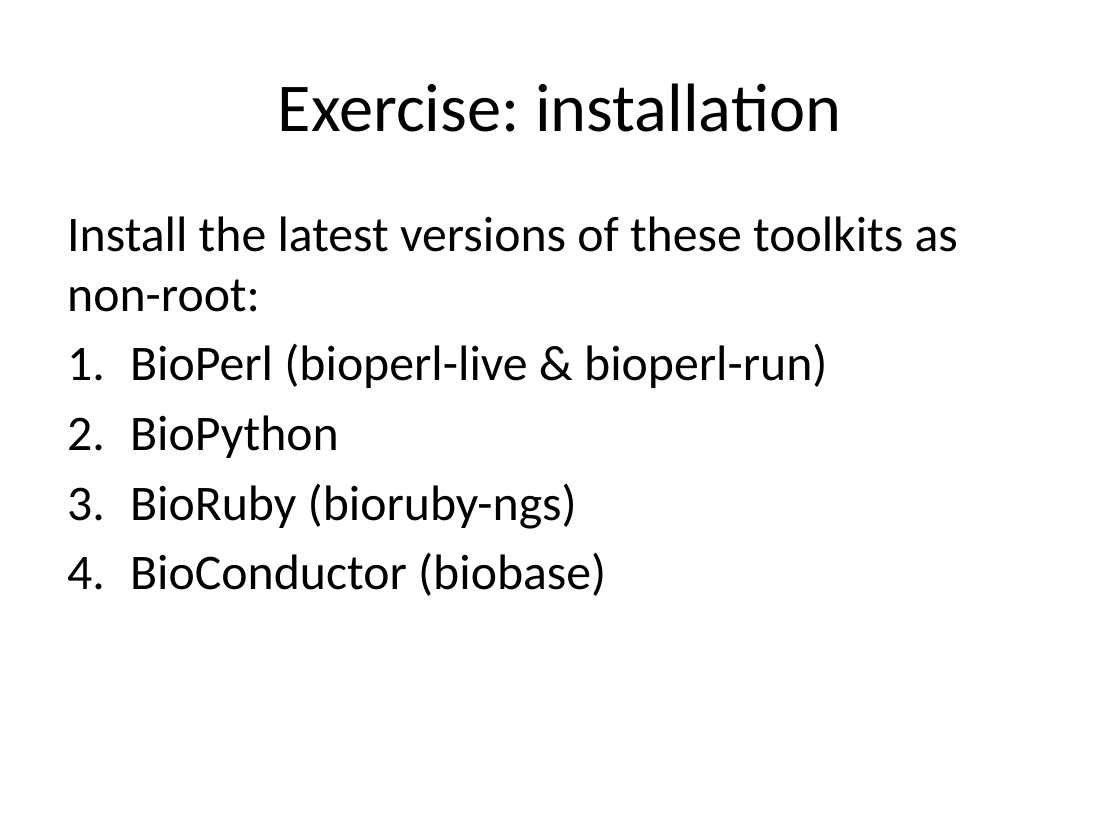
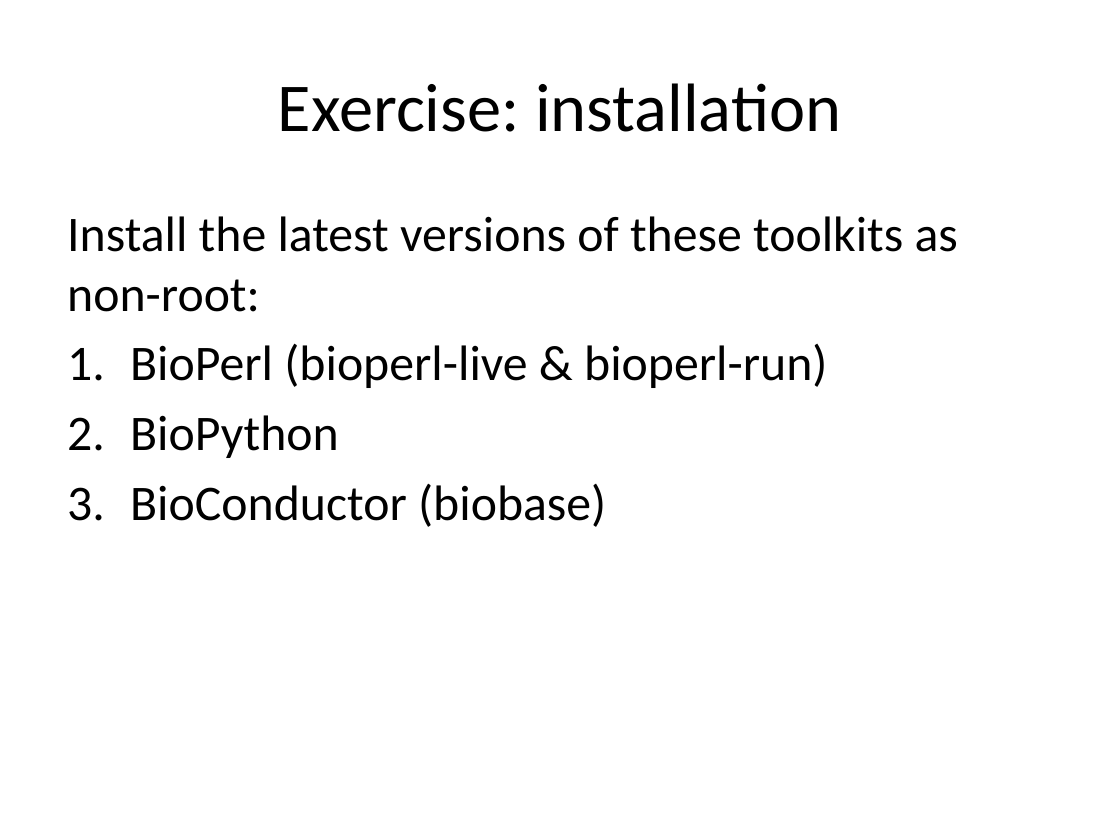
Before and after one commit to naturalis/arangs, a slide deck: slide 12 of doc/slides/day2/session4/Toolkits.pptx. Drawn at 1120x840 pixels with LibreOffice and Linux fonts; fonts in the diff are those of the drawing. Boxes give left, top, right and bottom in pixels: in the first picture for what was removed or moved away, otherwise in the second. Text is boxed around its words. In the diff, an @@ line names an element or a change of style, - is before the commit and + after.

```diff
--- a/doc/slides/day2/session4/Toolkits.pptx
+++ b/doc/slides/day2/session4/Toolkits.pptx
@@ text at (x1=130, y1=483, x2=577, y2=529): paragraph removed @@
-3. BioRuby (bioruby-ngs)
```
Also in this commit, not shown: 4 other slides changed.
